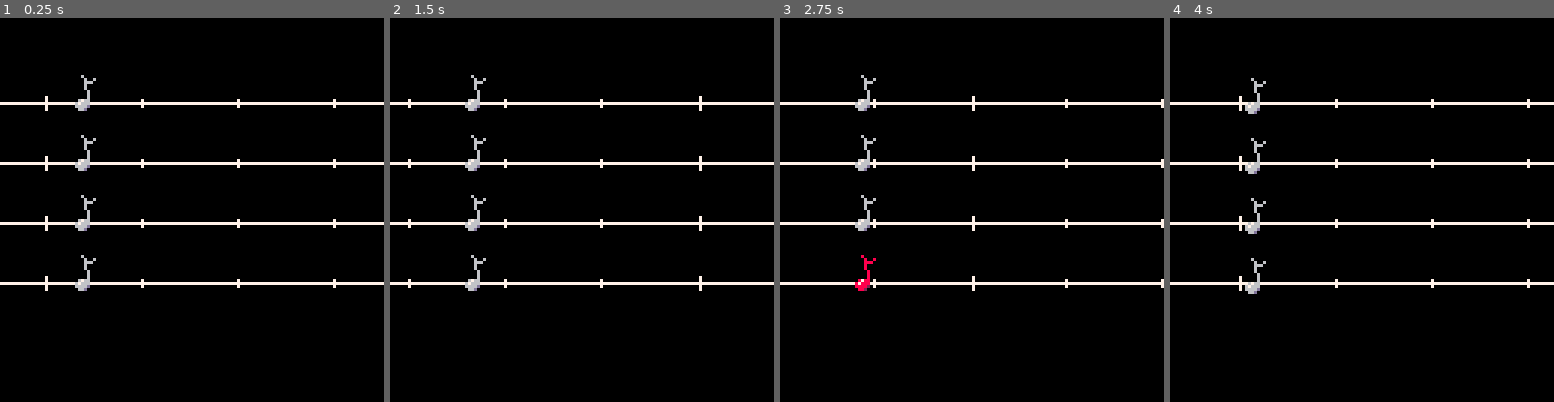
Above: before the commit, frames 1-4 (left to right).
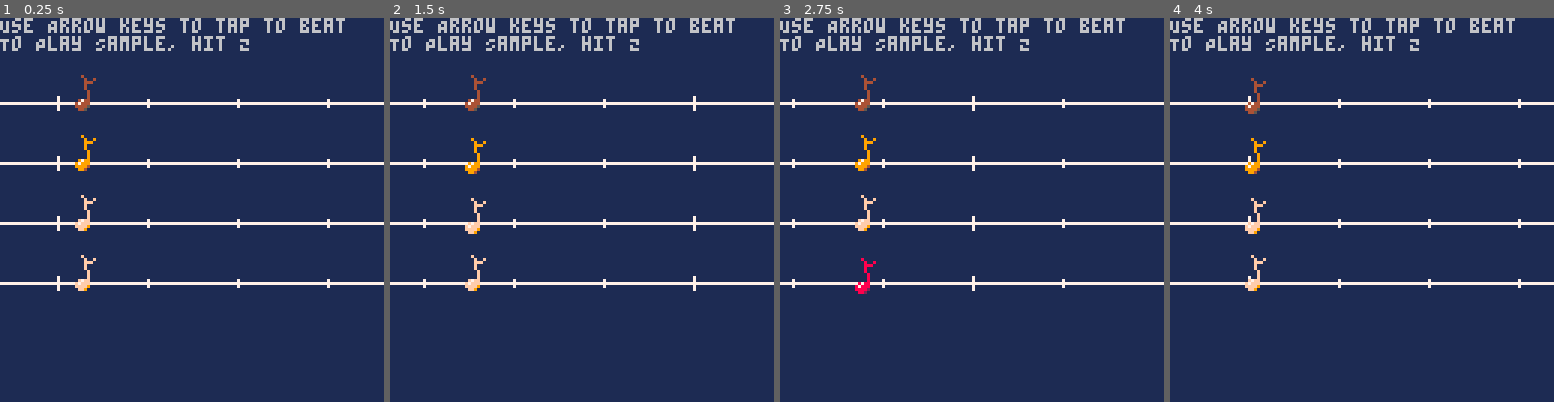
Above: after the commit, the same moments.

Repository: HoneycombMegaphone/pico-music-game
Game: PICO-8 cartridge metronome.p8
Same seed, same stepped clock (60 frames per second), same inputs: the game is played once before the commit and once after it.
Inputs:
- Up to frame 1 (0.25 s): no input
- Up to frame 2 (1.5 s): tap X (X key) at 0.33, 1.07 s; tap O (Z key) at 0.7 s
- Up to frame 3 (2.75 s): hold Right 1.6-2.1 s; tap O (Z key) at 1.7, 2.1, 2.5 s; tap X (X key) at 1.85 s; hold Up 2.15-2.42 s; hold Right from 2.47 s (still down)
- Up to frame 4 (4 s): tap O (Z key) at 2.9, 3.3, 3.7 s; tap X (X key) at 2.97 s; release Right at 3.03 s; hold Left 3.08-3.58 s; hold Down 3.63-3.97 s

The runs differ from the first frame. In frame 1, 97% of the frame differs, in the area x 0-100%, y 0-100%; in frame 2, 97%; in frame 3, 97%; in frame 4, 97%.

Commit message:
fixed timings and music staff; added sample chart demo from sample beat

Diff:
--- a/beat.lua
+++ b/beat.lua
@@ -2,7 +2,8 @@
 
 beat = {
 	power = true,
-	tempo = 30,
+	note = 30, --default to beat
+	deafult = 0,
 	sprite = 0,
 	count = 30,
 	reverb = 2,
@@ -11,7 +12,7 @@
 	cooldown = 0,
 	button = 5,
 	sound = 0,
-
+	chart = {},
 	new = function(self, table)
 		table = table or {}
 		setmetatable(table, {
@@ -26,10 +27,10 @@
 
 	update = function(self)
 		if (self.cooldown == 0) then
-			self.sprite = 0
+			self.sprite = self.default
 			if btnp(self.button) then
-				if self.count <= 3
-					or self.count >= self.tempo - 3 then
+				if ceil(self.count) <= 3
+					or flr(self.count) >= self.note - 2 then
 					self.sprite = 2
 				else
 					self.sprite = 4
@@ -40,27 +41,39 @@
 		else
 			self.cooldown = self.cooldown - 1
 		end
-		self.count = self.count - 1
 
-		if self.count == 1 then
+		if flr(self.count) == 2 then
 			self.y = self.y - 1
-		elseif self.count == 0 then
+		elseif flr(self.count) == 1 then
 			self.x = self.x - 1
 			self.y = self.y + 3
 			--sfx(beat.sound)
-		elseif self.count < 0 then
+		elseif flr(self.count) == 0 then
 			self.x = self.x + 1
 			self.reverb = 1
-			self.count = self.tempo - 1
+			if self.chart == {} then
+				self.count = self.count + 30
+			else
+				self.note = self.chart[1]
+				deli(self.chart, 1)
+				self.count = self.count + self.note
+			end
 		end
 		if self.reverb >= 0 then
 			self.reverb = self.reverb - 1
 			self.y = self.y - 1
 		end
+		self.count = self.count - 1
+	end,
+	addRhythm = function(self, table)
+		table = table or {}
+		for notes in all(table) do
+			add(self.chart, notes)
+		end
 	end
 }
 
-beat1 = beat:new({x = 20, y = 20, button = 0})
-beat2 = beat:new({x = 20, y = 40, button = 2})
-beat3 = beat:new({x = 20, y = 60, button = 3})
-beat4 = beat:new({x = 20, y = 80, button = 1})
+beat1 = beat:new({default = 32, x = 20, y = 20, button = 0, chart = {}})
+beat2 = beat:new({default = 34, x = 20, y = 40, button = 2, chart = {}})
+beat3 = beat:new({default = 36, x = 20, y = 60, button = 3, chart = {}})
+beat4 = beat:new({default = 36, x = 20, y = 80, button = 1, chart = {}})
--- a/main.lua
+++ b/main.lua
@@ -1,4 +1,13 @@
 --main
+
+clock = {
+	tempo = 30, -- global beat
+	count = 30,
+	update = function(self)
+		if self.count == 0 then self.count = clock.tempo end
+		self.count = self.count - 1
+	end
+}
 
 staff = {
 	sprite = 6,
@@ -11,10 +20,8 @@
 		return table
 	end,
 	update = function(self)
-		self.x = self.x - 32/30
-		if (self.x <= 0) then
-			self.x = 128 - self.x
-		end
+		if self.x == 0 then	self.x = 120 end
+		self.x = self.x - 1
 	end,
 	draw = function(self)
 		for y = 20 + noteDist, 80 + noteDist, 20 do
@@ -23,29 +30,31 @@
 	end
 }
 
-noteDist = 4
-
 function _init()
-	cls()
+	cls(1)
+	noteDist = 4
+	ongoing = false
+	duration = 0
+	playSample = false
 	beats = {beat1, beat2, beat3, beat4}
-	--sheet = {measure, staff2, staff3, staff4}
 	sheet = {}
 	for i = 0, 15 do
 		if (i / 4 < 1) then
-			add(sheet, staff:new({x = 116, sprite = 7}))
+			add(sheet, staff:new({x = 113, sprite = 7}))
 		elseif (i / 4 < 2) then
-			add(sheet, staff:new({x = 84, sprite = 7}))
+			add(sheet, staff:new({x = 83, sprite = 7}))
 		elseif (i / 4 < 3) then
-			add(sheet, staff:new({x = 52, sprite = 7}))
+			add(sheet, staff:new({x = 53, sprite = 7}))
 		else
-			add(sheet, staff:new({x = 20, sprite = 8}))
+			add(sheet, staff:new({x = 23, sprite = 8}))
 		end
 	end
-	music(0)
 end
 
 function _draw()
-	cls()
+	cls(1)
+	print("Use Arrow keys to tap to beat")
+	print("To Play Sample, hit Z")
 	for x = 0, 120, 8 do
 		for y = 20 + noteDist, 80 + noteDist, 20 do
 			spr(6, x, y)
@@ -56,15 +65,43 @@
 	end
 	for beat in all(beats) do
 		beat:draw()
-		--print('beat.count: ' ..beat.count)
 	end
 end
 
 function _update()
+	clock:update()
 	for beat in all(beats) do
 		beat:update()
 	end
 	for staff in all(sheet) do
 		staff:update()
 	end
+	if btnp(4) and ongoing == false then playSample = true end
+	if clock.count == 1 and ongoing == false and playSample == true then
+		addSample()
+	end
+	if duration > 0 and clock.count == 1 then
+		duration -= 1
+		if duration == 0 then
+			for beat in all(beats) do
+				beat.count = clock.count
+			end
+			ongoing = false
+		end
+	end
 end
+
+function addSample()
+	beat1:addRhythm({30, 15, 15, 30, 30})
+	beat1:addRhythm({30, 30, 30, 30})
+	beat2:addRhythm({15, 15, 15, 15, 30, 30})
+	beat2:addRhythm({30, 15, 15, 15, 30, 15})
+	beat3:addRhythm({15, 15, 15, 15, 15, 15, 15, 15})
+	beat3:addRhythm({15, 15, 15, 15, 15, 15, 15, 15})
+	beat4:addRhythm({7.5, 15, 15, 15, 15, 15, 15, 15})
+	beat4:addRhythm({15, 15, 15, 15, 15, 15, 15})
+	music(0)
+	ongoing = true
+	playSample = false
+	duration = 9
+end
--- a/metronome.p8
+++ b/metronome.p8
@@ -18,8 +18,24 @@
 000006766600000000000b7bbb000000000008788800000000000000000000000000000000000000000000000000000000000000000000000000000000000000
 000006666d00000000000bbbb3000000000008888200000000000000000000000000000000000000000000000000000000000000000000000000000000000000
 00000066d0000000000000bb30000000000000882000000000000000000000000000000000000000000000000000000000000000000000000000000000000000
+00000000000000000000000000000000000000000000000000000000000000000000000000000000000000000000000000000000000000000000000000000000
+00000000000000000000000000000000000000000000000000000000000000000000000000000000000000000000000000000000000000000000000000000000
+00000000000000000000000000000000000000000000000000000000000000000000000000000000000000000000000000000000000000000000000000000000
+00000000000000000000000000000000000000000000000000000000000000000000000000000000000000000000000000000000000000000000000000000000
+000000040000000000000009000000000000000f0000000000000000000000000000000000000000000000000000000000000000000000000000000000000000
+0000000040040000000000009009000000000000f00f000000000000000000000000000000000000000000000000000000000000000000000000000000000000
+0000000044400000000000009990000000000000fff0000000000000000000000000000000000000000000000000000000000000000000000000000000000000
+0000000040000000000000009000000000000000f000000000000000000000000000000000000000000000000000000000000000000000000000000000000000
+0000000040000000000000009000000000000000f000000000000000000000000000000000000000000000000000000000000000000000000000000000000000
+00000000040000000000000009000000000000000f00000000000000000000000000000000000000000000000000000000000000000000000000000000000000
+00000000040000000000000009000000000000000f00000000000000000000000000000000000000000000000000000000000000000000000000000000000000
+00000000040000000000000009000000000000000f00000000000000000000000000000000000000000000000000000000000000000000000000000000000000
+00000047440000000000009799000000000000f7ff00000000000000000000000000000000000000000000000000000000000000000000000000000000000000
+0000047444000000000009799900000000000f7fff00000000000000000000000000000000000000000000000000000000000000000000000000000000000000
+0000044445000000000009999400000000000ffff900000000000000000000000000000000000000000000000000000000000000000000000000000000000000
+00000044500000000000009940000000000000ff9000000000000000000000000000000000000000000000000000000000000000000000000000000000000000
 __gff__
-0101020204040000000000000000000001010202040400000000000000000000000000000000000000000000000000000000000000000000000000000000000000000000000000000000000000000000000000000000000000000000000000000000000000000000000000000000000000000000000000000000000000000000
+0101020204040000000000000000000001010202040400000000000000000000010101010101000000000000000000000101010101010000000000000000000000000000000000000000000000000000000000000000000000000000000000000000000000000000000000000000000000000000000000000000000000000000
 0000000000000000000000000000000000000000000000000000000000000000000000000000000000000000000000000000000000000000000000000000000000000000000000000000000000000000000000000000000000000000000000000000000000000000000000000000000000000000000000000000000000000000
 
 
Not shown, changed: the music (__music__) section of metronome.p8
